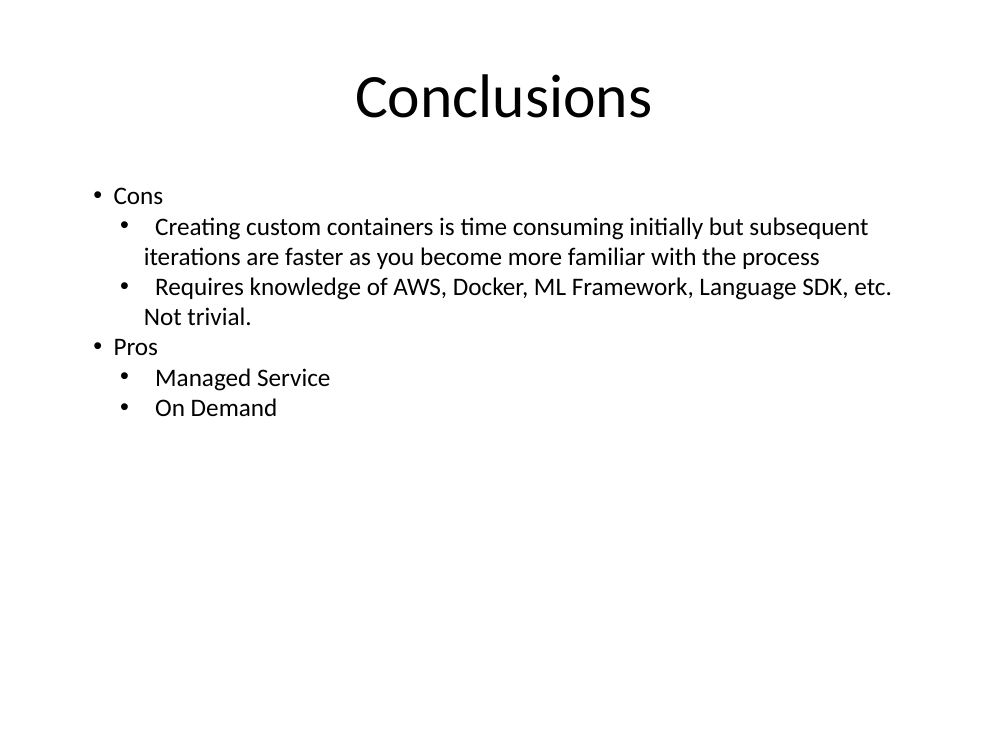
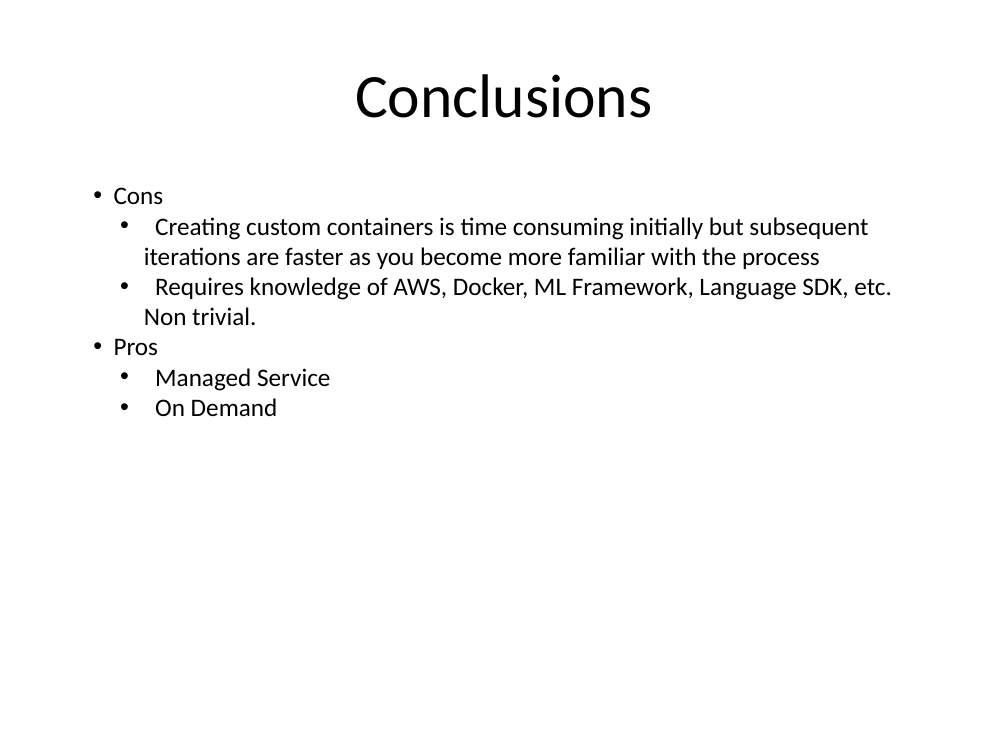
Before and after one commit to kskalvar/aws-sagemaker-planesnet-tflearn-bring-your-own-container, a slide deck: slide 13 of slides/AWS-Sagemaker-Planesnet-TFLearn-Bring-Your-Own-Container.pptx. Drawn at 1008x756 pixels with LibreOffice and Linux fonts; fonts in the diff are those of the drawing. Boxes give left, top, right and bottom in pixels: in the first picture for what was removed or moved away, otherwise in the second. Text is boxed around its words. In the diff, an @@ line names an element or a change of style, - is before the commit and + after.

```diff
--- a/slides/AWS-Sagemaker-Planesnet-TFLearn-Bring-Your-Own-Container.pptx
+++ b/slides/AWS-Sagemaker-Planesnet-TFLearn-Bring-Your-Own-Container.pptx
@@ text at (144,277,892,325): text changed @@
-  • Requires knowledge of AWS, Docker, ML Framework, Language SDK, etc. Not trivial.
+  • Requires knowledge of AWS, Docker, ML Framework, Language SDK, etc. Non trivial.
```
Also in this commit, not shown: 1 other slide changed.
